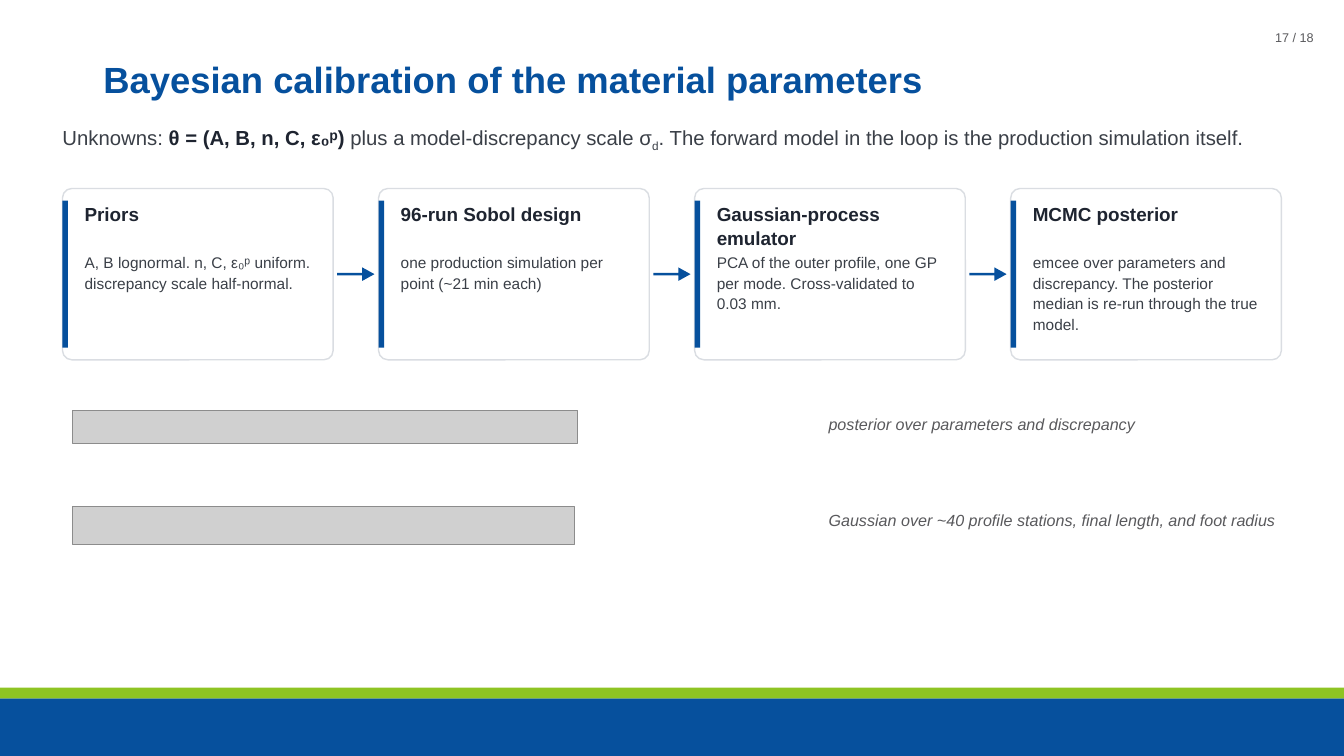
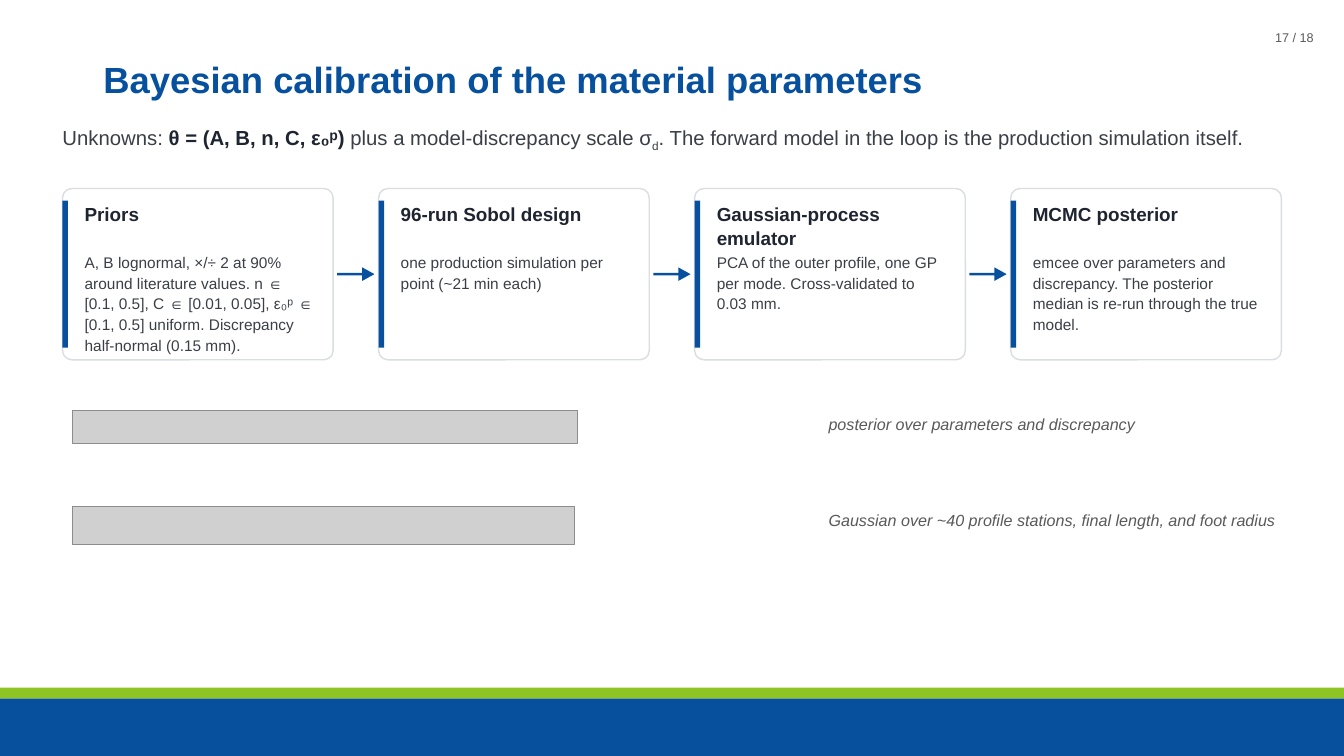
Before and after one commit to maxnezdyur/marlin, a slide deck: slide 17 of examples/impact/slide_assets/WCCM_NEML2_explicit_dynamics_v2.pptx. Drawn at 1344x756 pixels with LibreOffice and Linux fonts; fonts in the diff are those of the drawing; grey boxes stand for pictures; background and template pictures are left out. Boxes give left, top, right and bottom in pixels: in the first picture for what was removed or moved away, otherwise in the second. Text is boxed around its words. In the diff, an @@ line names an element or a change of style, - is before the commit and + after.

Commit message:
slides: concrete prior bounds on the calibration slide

```diff
--- a/examples/impact/slide_assets/WCCM_NEML2_explicit_dynamics_v2.pptx
+++ b/examples/impact/slide_assets/WCCM_NEML2_explicit_dynamics_v2.pptx
@@ text at (85,257,294,354): text changed @@
-A, B lognormal. n, C, ε₀ᵖ uniform. discrepancy scale half-normal.
+A, B lognormal, ×/÷ 2 at 90% around literature values. n ∈ [0.1, 0.5], C ∈ [0.01, 0.05], ε₀ᵖ ∈ [0.1, 0.5] uniform. Discrepancy half-normal (0.15 mm).
```
Also in this commit, not shown: 1 other file.
